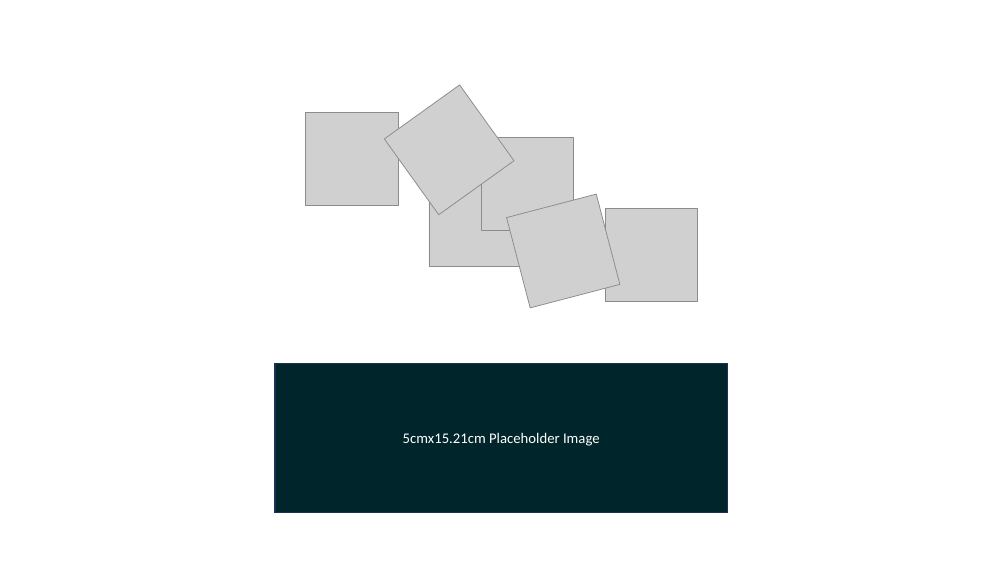
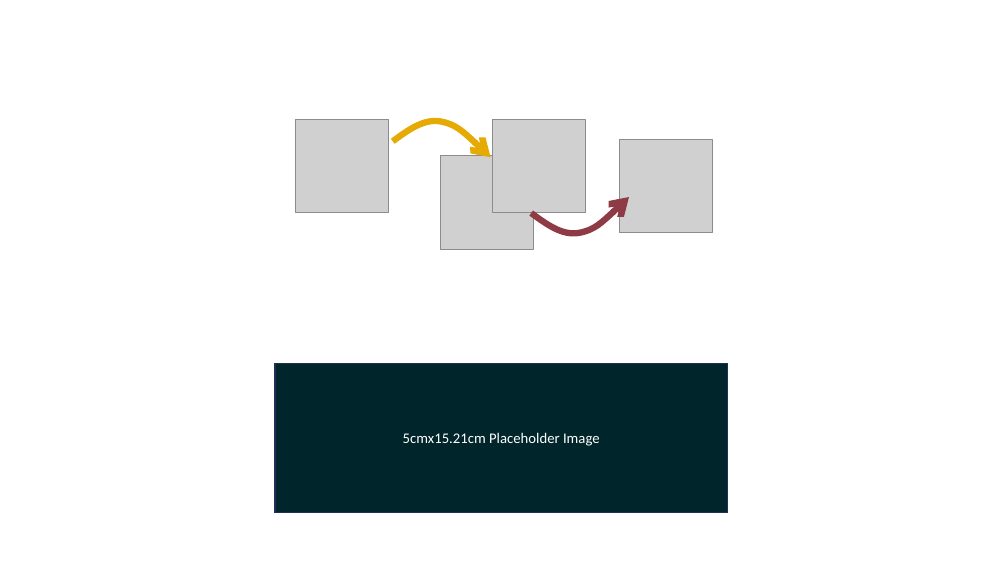
Before and after one commit to add-am/website, a slide deck: slide 5 of docs/images/listing_images.pptx. Drawn at 1008x567 pixels with LibreOffice and Linux fonts; fonts in the diff are those of the drawing; grey boxes stand for pictures. Boxes give left, top, right and bottom in pixels: in the first picture for what was removed or moved away, otherwise in the second. Text is boxed around its words. In the diff, an @@ line names an element or a change of style, - is before the commit and + after.

```diff
--- a/docs/images/listing_images.pptx
+++ b/docs/images/listing_images.pptx
@@ picture removed at bbox=[385, 84, 514, 214] @@
@@ picture: place and size @@
-picture at bbox=[306, 112, 399, 205]
+picture at bbox=[296, 119, 389, 212]
@@ picture: place and size @@
-picture at bbox=[481, 137, 574, 230]
+picture at bbox=[493, 119, 586, 212]
@@ freeform shape added at bbox=[393, 121, 491, 157], outline #E6AA04 6 pt @@
@@ picture: place and size @@
-picture at bbox=[605, 209, 698, 302]
+picture at bbox=[620, 139, 713, 232]
@@ picture: place and size @@
-picture at bbox=[429, 173, 522, 266]
+picture at bbox=[441, 156, 534, 249]
@@ picture removed at bbox=[506, 195, 620, 308] @@
@@ freeform shape added at bbox=[532, 197, 629, 234], outline #8E3B46 6 pt @@
```
Also in this commit, not shown: 5 other slides changed, 13 other files.
